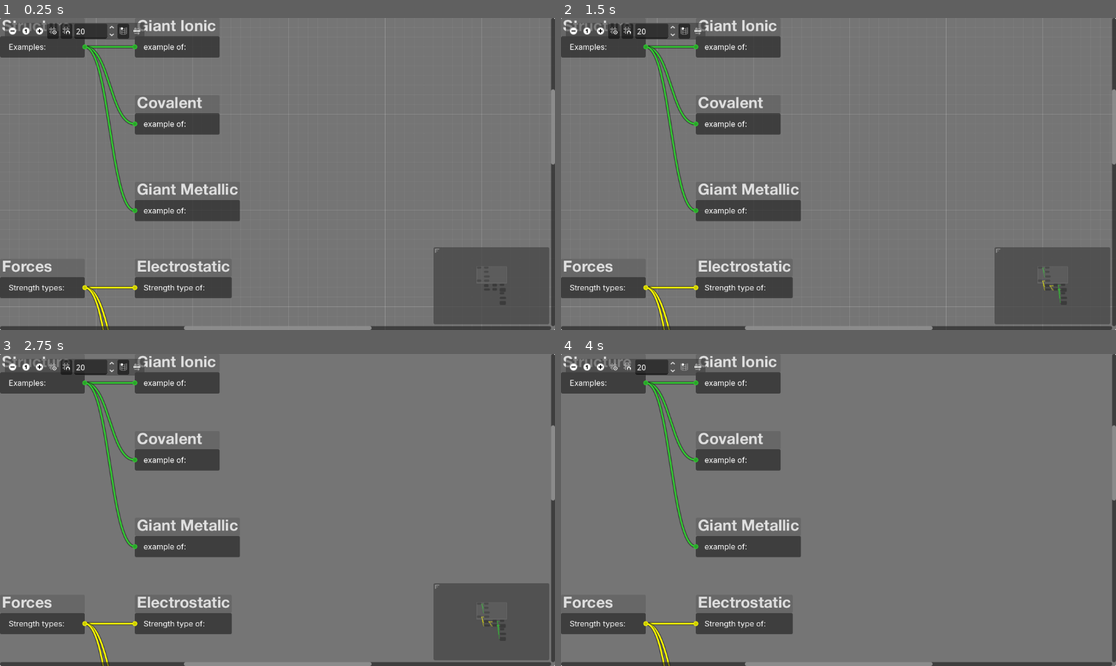
Above: before the commit, frames 1-4 (two rows, left to right).
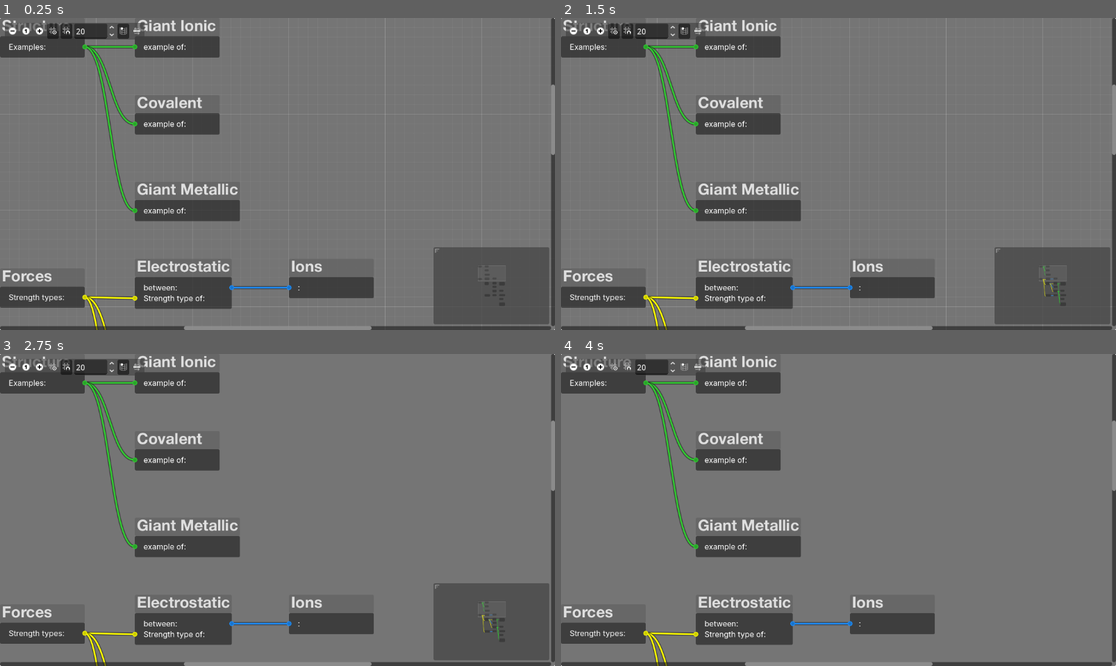
Above: after the commit, the same moments.

Repository: PhyoTP/notesverse
Game: Godot game, scene res://map_view.tscn
Two runs of this game, one before a commit and one after it. Both use one fixed random seed, a clock stepped at 60 frames per second and the inputs below. This scene is started directly instead of the project's main scene.
Inputs (mouse positions are in pixels of both pictures, inside the frame that each line leads up to):
- Up to frame 1 (0.25 s): no input
- Up to frame 2 (1.5 s): click (572, 30) at 0.5 s; click (599, 30) at 1.25 s
- Up to frame 3 (2.75 s): click (55, 366) at 2 s
- Up to frame 4 (4 s): click (627, 366) at 2.75 s; click (683, 366) at 3.5 s

The runs differ from the first frame. In frame 1, 3.7% of the frame differs, in the area x 0-100%, y 21-100%; in frame 2, 3.8%; in frame 3, 3.8%; in frame 4, 3.7%.

Commit message:
add relations

Diff:
--- a/map_view.gd
+++ b/map_view.gd
@@ -9,12 +9,12 @@
 			"Strength": {
 				"Electrostatic": {
 					"relations": {
-						"between ...": "Ions"
+						"between ...": ["Ions"]
 					}
 				},
 				"Covalent": {
 					"relations": {
-						"between ...": "Atoms"
+						"between ...": ["Atoms"]
 					},
 					"types": {
 						"Size": {
@@ -29,7 +29,7 @@
 				},
 				"Intermolecular": {
 					"relations": {
-						"between ...": "Molecules"
+						"between ...": ["Molecules"]
 					}
 				}
 			}
@@ -110,8 +110,19 @@
 					subtypeLabel.text = type + " type of:"
 					typeNode.add_child(subtypeLabel)
 					typeNode.set_slot(typeIndex, true, 2, Color.YELLOW, false, 2, Color.WHITE)
-
-					# Count enabled left ports
-
-
 					graph_edit.connect_node(newNode.name, newNode.get_output_port_count() - 1, typeNode.name, typeNode.get_input_port_count()-1)
+		elif prop == "relations":
+			for relation in props[prop]:
+				var relations = relation.split("...")
+				var relators = [newNode.name] + props[prop][relation]
+				for index in range(len(relators)):
+					var relator = relators[index]
+					var relatorNode = ensure_node(relator)
+					var relationIndex = relatorNode.get_child_count()
+					var relationLabel = Label.new()
+					relationLabel.text = (relations[index] if index < len(relations) else "").strip_edges() + ":"
+					relatorNode.add_child(relationLabel)
+					relatorNode.set_slot(relationIndex, index != 0, 3, Color.DODGER_BLUE, index + 1 < len(relators), 3, Color.DODGER_BLUE)
+					if index > 0:
+						var lastRelator := ensure_node(relators[index-1])
+						graph_edit.connect_node(lastRelator.name, lastRelator.get_output_port_count() - 1, relator, relatorNode.get_input_port_count() - 1)
